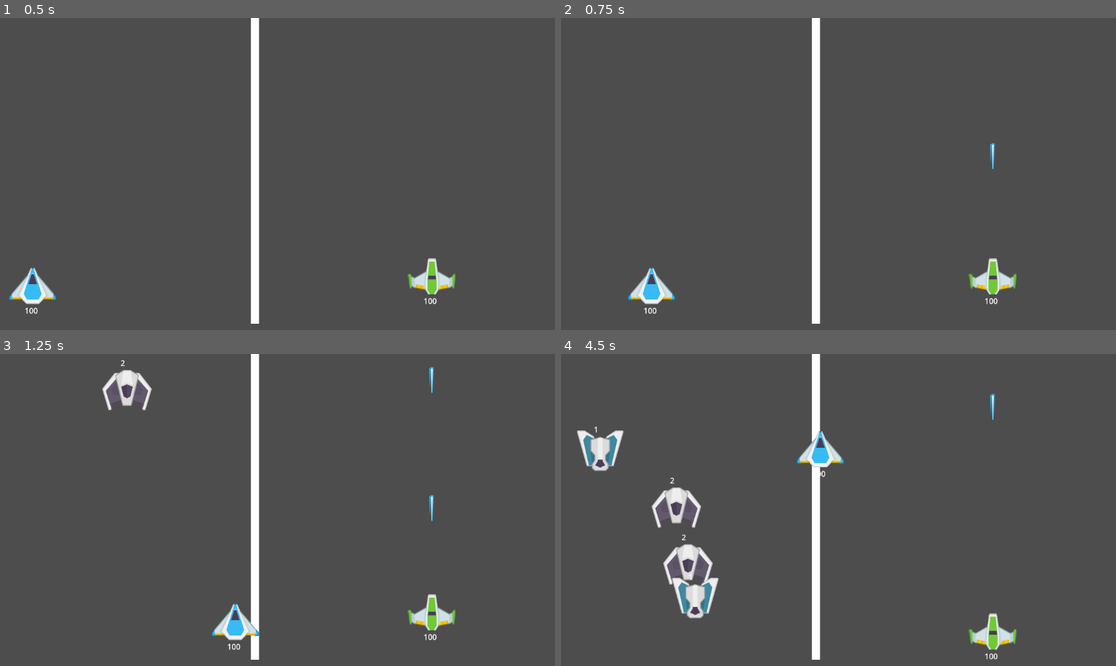
Above: before the commit, frames 1-4 (two rows, left to right).
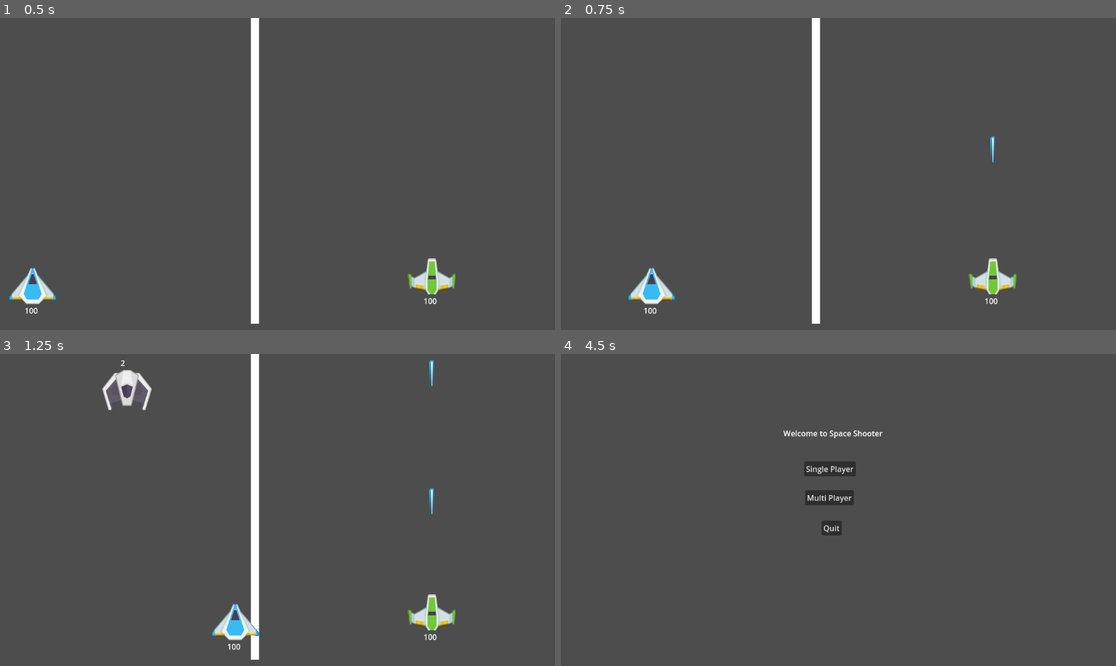
Above: after the commit, the same moments.

Repository: youssefx991/Space-Shooter-Co-op
Game: Godot game, scene res://World/world.tscn
Two runs of this game, one before a commit and one after it. Both use one fixed random seed, a clock stepped at 60 frames per second and the inputs below. This scene is started directly instead of the project's main scene.
Inputs (mouse positions are in pixels of both pictures, inside the frame that each line leads up to):
- Up to frame 1 (0.5 s): no input
- Up to frame 2 (0.75 s): tap Enter at 0.5 s; hold D (player1_right) from 0.53 s (still down); hold Keypad 0 (player2_shoot) from 0.53 s (still down)
- Up to frame 3 (1.25 s): keep holding D (player1_right); keep holding Keypad 0 (player2_shoot)
- Up to frame 4 (4.5 s): release D (player1_right) at 1.28 s; release Keypad 0 (player2_shoot) at 1.28 s; hold S (player1_down) 1.28-2.03 s; tap F (player1_shoot) at 1.35 s; tap Keypad 0 (player2_shoot) at 1.55, 3.05 s; hold D (player1_right) 2.03-2.78 s; hold Keypad 0 (player2_shoot) 2.03-2.78 s; tap Down (player2_down) at 2.1 s; hold W (player1_up) 2.78-3.53 s; tap Left (player2_left) at 2.85 s; hold A (player1_left) 3.53-4.25 s; hold Keypad 0 (player2_shoot) 3.53-4.25 s; tap Right (player2_right) at 3.6 s; click (805, 534) at 4.25 s, where only the run after the commit has a clickable "Main Menu"

Frame 1 is identical in both runs. In frame 2, less than 0.1% of the frame differs, in the area x 77-79%, y 37-49%; in frame 3, 0.1%; in frame 4, 6.2%, in the area x 2-83%, y 0-98%.

Commit message:
Added wasted screen buttons

Diff:
--- a/Laser/laser.gd
+++ b/Laser/laser.gd
@@ -14,6 +14,7 @@
 
 func _on_body_entered(body):
 	if body is player1:
+		print("Laser in player: ", body.player_number)
 		body.die()
 		player_dead.emit(body.player_number)
 
--- a/Laser/laser.tscn
+++ b/Laser/laser.tscn
@@ -5,6 +5,7 @@
 
 [sub_resource type="CapsuleShape2D" id="CapsuleShape2D_qfjna"]
 radius = 4.0
+height = 16.0
 
 [node name="Laser" type="Area2D"]
 collision_layer = 4
@@ -16,7 +17,7 @@
 texture = ExtResource("1_7kfvb")
 
 [node name="CollisionShape2D" type="CollisionShape2D" parent="."]
-position = Vector2(0, -12)
+position = Vector2(0, -19)
 shape = SubResource("CapsuleShape2D_qfjna")
 
 [node name="VisibleOnScreenNotifier2D" type="VisibleOnScreenNotifier2D" parent="."]
--- a/Player1/player1.gd
+++ b/Player1/player1.gd
@@ -41,7 +41,7 @@
 	if Input.is_action_pressed("player2_shoot") and player_number == 2:
 
 		if not is_shooting:
-			print("shooting 2")
+			#print("shooting 2")
 			is_shooting = true
 			shoot()
 			await get_tree().create_timer(fire_rate).timeout
--- a/Player2/player_2.tscn
+++ b/Player2/player_2.tscn
@@ -12,3 +12,6 @@
 [node name="CollisionPolygon2D" parent="." index="1"]
 position = Vector2(-13, 37)
 polygon = PackedVector2Array(5, 0, 20, 0, 27, -9, 53, -16, 57, -12, 59, -13, 63, -42, 58, -44, 55, -39, 48, -35, 25, -49, 22, -75, 5, -75, 1, -49, -22, -36, -28, -39, -30, -44, -35, -45, -36, -42, -36, -39, -34, -14, -30, -13, -29, -17, -2, -11)
+
+[node name="muzzle" parent="." index="2"]
+position = Vector2(0, -64)
--- a/Wasted Menu/wasted_menu.gd
+++ b/Wasted Menu/wasted_menu.gd
@@ -29,3 +29,17 @@
 			label.text = "Player 1 Score = " + str(player1_score)
 			label.text += "\nPlayer 2 Score = " + str(player2_score)
 			label.text += "\nTIE!!!"
+
+
+func _on_play_again_pressed():
+	if is_single_game:
+		get_tree().change_scene_to_file("res://single player world/single_player_world.tscn")
+	else:
+		get_tree().change_scene_to_file("res://World/world.tscn")
+
+
+func _on_quit_pressed():
+	get_tree().quit()
+
+func _on_main_menu_pressed():
+	get_tree().change_scene_to_file("res://Main Menu/main_menu.tscn")
--- a/Wasted Menu/wasted_menu.tscn
+++ b/Wasted Menu/wasted_menu.tscn
@@ -18,3 +18,31 @@
 offset_right = 550.0
 offset_bottom = 173.0
 text = "Player dead"
+
+[node name="play_again" type="Button" parent="."]
+layout_mode = 0
+offset_left = 461.0
+offset_top = 288.0
+offset_right = 549.0
+offset_bottom = 319.0
+text = "Play Again"
+
+[node name="Main Menu" type="Button" parent="."]
+layout_mode = 0
+offset_left = 455.0
+offset_top = 360.0
+offset_right = 551.0
+offset_bottom = 391.0
+text = "Main Menu"
+
+[node name="quit" type="Button" parent="."]
+layout_mode = 0
+offset_left = 494.0
+offset_top = 429.0
+offset_right = 536.0
+offset_bottom = 460.0
+text = "Quit"
+
+[connection signal="pressed" from="play_again" to="." method="_on_play_again_pressed"]
+[connection signal="pressed" from="Main Menu" to="." method="_on_main_menu_pressed"]
+[connection signal="pressed" from="quit" to="." method="_on_quit_pressed"]
